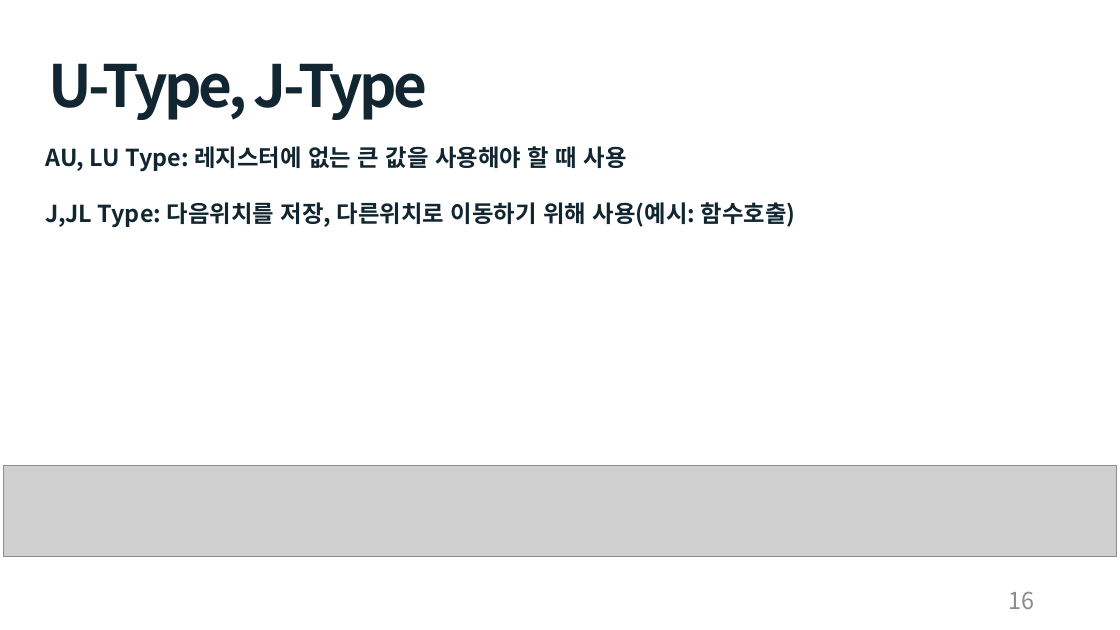
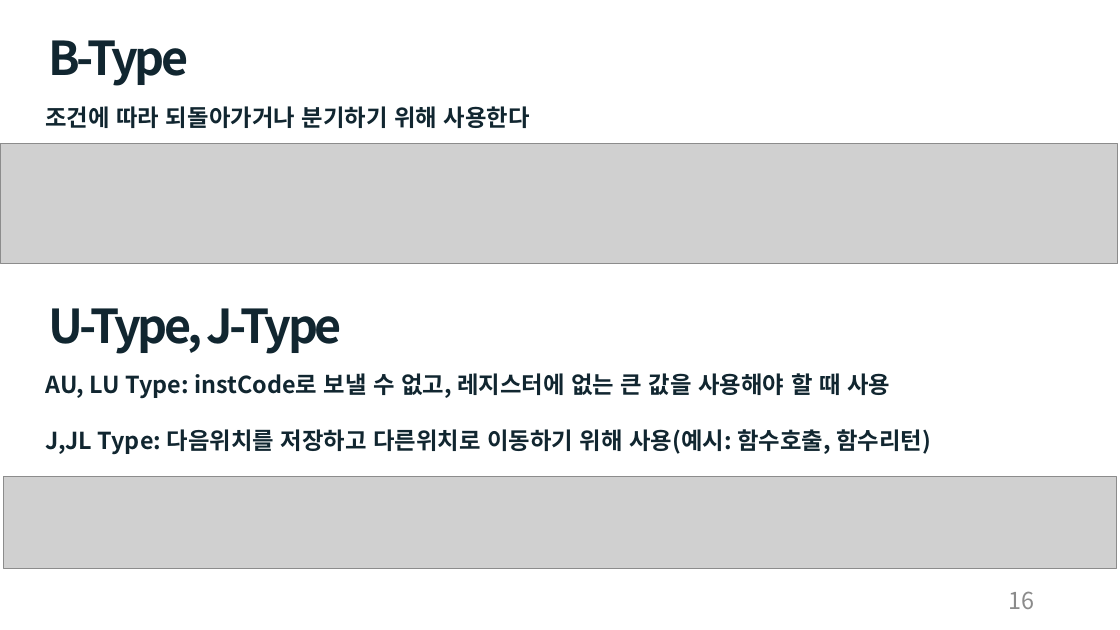
Before and after one commit to cong2738/my_RISC-V, a slide deck: slide 16 of Single Cycle RISC-V 발표_박호윤.pptx. Drawn at 1120x630 pixels with LibreOffice and Linux fonts; fonts in the diff are those of the drawing; grey boxes stand for pictures. Boxes give left, top, right and bottom in pixels: in the first picture for what was removed or moved away, otherwise in the second. Text is boxed around its words. In the diff, an @@ line names an element or a change of style, - is before the commit and + after.

```diff
--- a/Single Cycle RISC-V 발표_박호윤.pptx
+++ b/Single Cycle RISC-V 발표_박호윤.pptx
@@ text added at <box>48,40,188,86</box>, 40 pt, text #112630, bold @@
+B-Type
@@ text added at <box>45,106,530,128</box>, 20 pt, text #112630, bold @@
+조건에 따라 되돌아가거나 분기하기 위해 사용한다
@@ picture added at <box>0,144,1118,264</box> @@
@@ text "U-Type, J-Type": place and size @@
-text "U-Type, J-Type" at <box>48,63,427,120</box>
+text "U-Type, J-Type" at <box>48,308,342,354</box>
@@ text "U-Type, J-Type" at <box>48,308,342,354</box>: size 50 to 40 pt @@
@@ text at <box>45,373,931,455</box>: text changed @@
-AU, LU Type: 레지스터에 없는 큰 값을 사용해야 할 때 사용
-J,JL Type: 다음위치를 저장, 다른위치로 이동하기 위해 사용(예시: 함수호출)
+AU, LU Type: instCode로 보낼 수 없고, 레지스터에 없는 큰 값을 사용해야 할 때 사용
+J,JL Type: 다음위치를 저장하고 다른위치로 이동하기 위해 사용(예시: 함수호출, 함수리턴)
@@ picture: place and size @@
-picture at <box>3,465,1117,557</box>
+picture at <box>3,477,1117,569</box>
```
Also in this commit, not shown: 23 other slides changed, 3 slides added, 2 slides removed.
